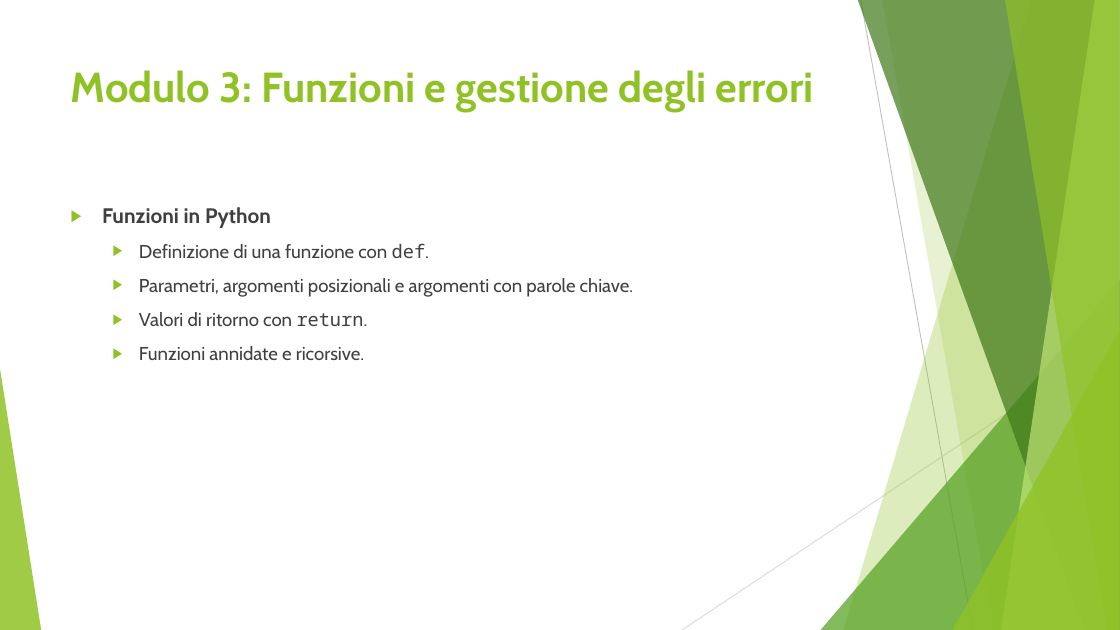
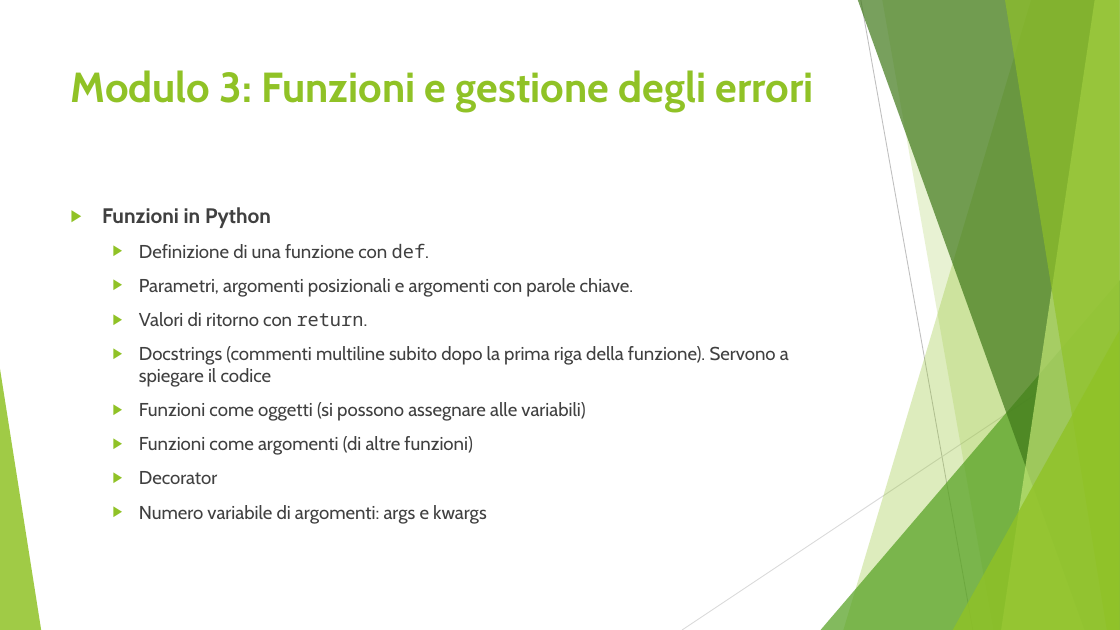
Before and after one commit to giukix/CorsoPython, a slide deck: slide 11 of doc/Corso di Python.pptx (slide 9 before the commit). Drawn at 1120x630 pixels with LibreOffice and Linux fonts; fonts in the diff are those of the drawing. Boxes give left, top, right and bottom in pixels: in the first picture for what was removed or moved away, otherwise in the second. Text is boxed around its words. In the diff, an @@ line names an element or a change of style, - is before the commit and + after.

Commit message:
Modulo 6 e aggiornamento presentazione

```diff
--- a/doc/Corso di Python.pptx
+++ b/doc/Corso di Python.pptx
@@ text at [139, 346, 789, 524]: text changed @@
-  ▶ Funzioni annidate e ricorsive.
+  ▶ Docstrings (commenti multiline subito dopo la prima riga della funzione). Servono a spiegare il codice
+  ▶ Funzioni come oggetti (si possono assegnare alle variabili)
+  ▶ Funzioni come argomenti (di altre funzioni)
+  ▶ Decorator
+  ▶ Numero variabile di argomenti: args e kwargs
```
Also in this commit, not shown: 10 other slides changed, 14 slides added, 2 slides removed, 3 other files.
